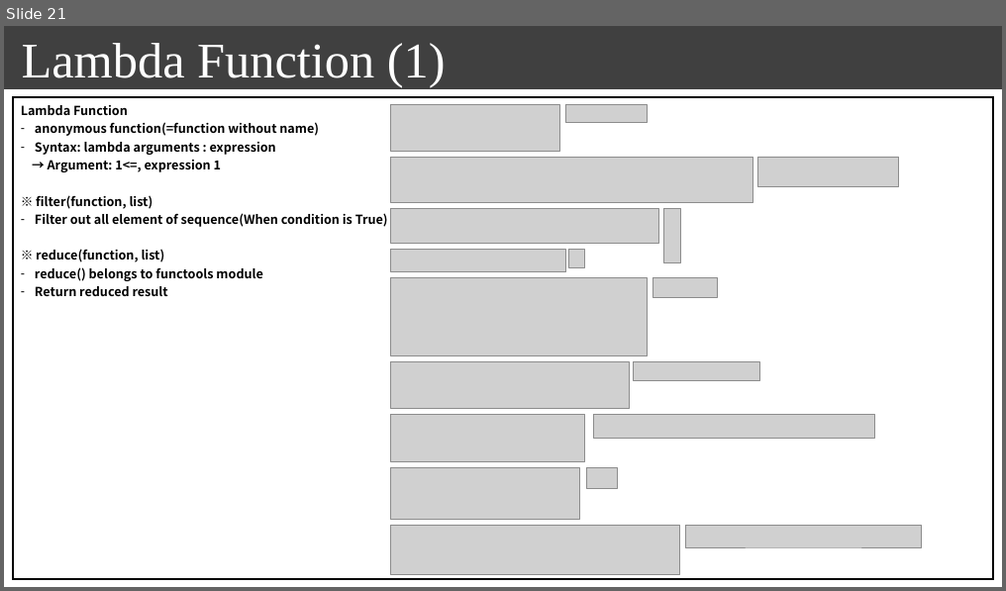
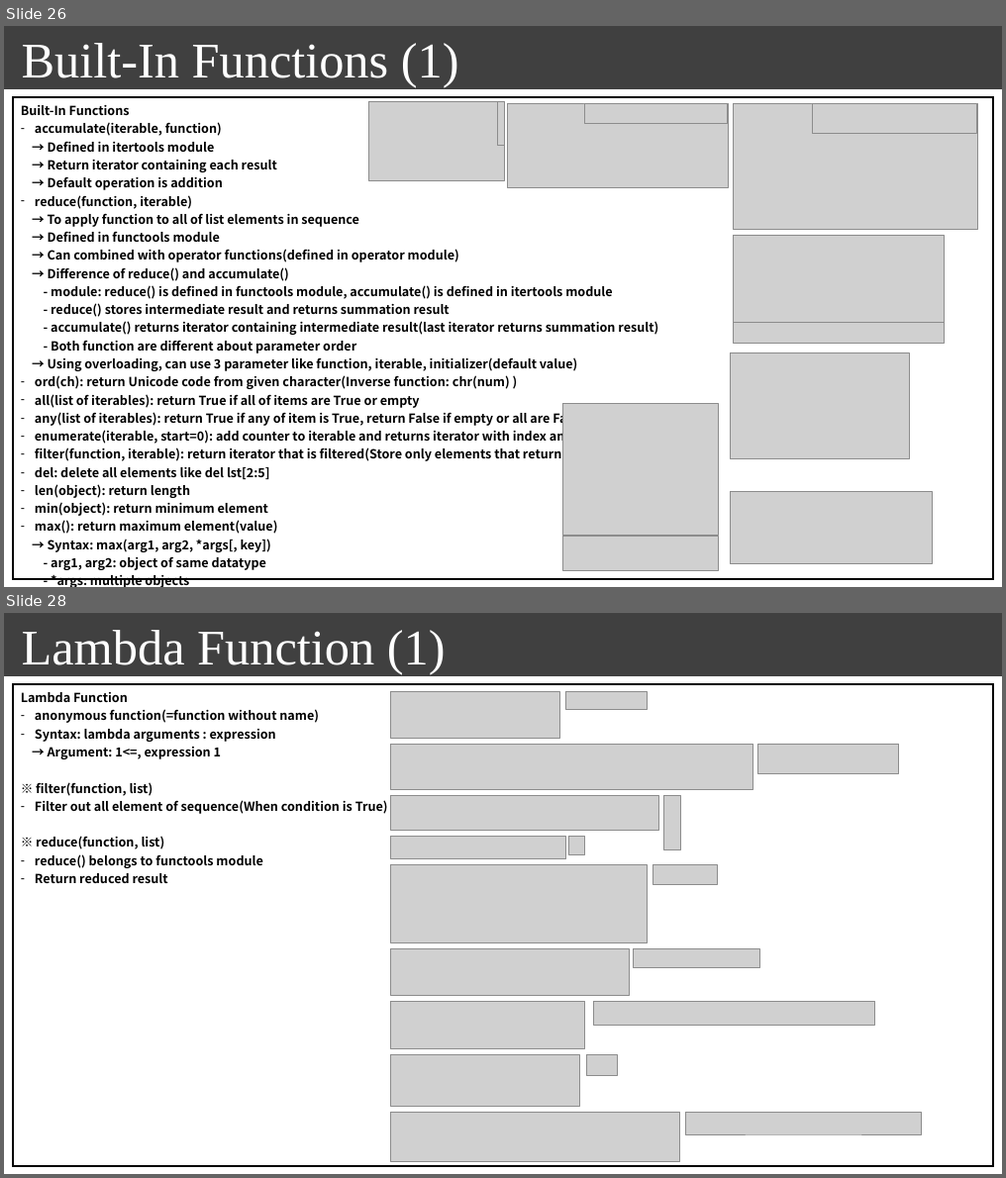
Before and after one commit to seonghokim/Study, a slide deck: Study Material/[ENG] everything in python.pptx. Shown one above the other, each under a label of ours: slide 21 before the commit, slides 26 and 28 after it; the slides between them are not shown. The pictures are 1006x591 and 1006x1178 pixels, drawn with LibreOffice and Linux fonts; fonts in the diff are those of the drawing; grey boxes stand for pictures; background and template pictures are left out. Boxes give left, top, right and bottom in pixels: in the first picture for what was removed or moved away, otherwise in the second. Text is boxed around its words. In the diff, an @@ line names an element or a change of style, - is before the commit and + after.

```diff
--- a/Study Material/[ENG] everything in python.pptx
+++ b/Study Material/[ENG] everything in python.pptx
@@ slide 26 added at bbox=[4, 26, 1002, 587], background #FFFFFF; not listed: 1 template element that a slide beside it also shows @@
@@ text added at bbox=[22, 43, 459, 87], 48 pt, text #FFFFFF @@
+Built-In Functions (1)
@@ table added at bbox=[13, 98, 994, 587], 1 rows, 1 columns @@
+Built-In Functions / accumulate(iterable, function) / → Defined in itertools module / → Return iterator containing each result / → Default operation is addition / reduce(function, iterable) / → To apply function to all of list elements in sequence / → Defined in functools module / → Can combined with operator functions(defined in operator module) / → Difference of reduce() and accumulate() / - module: reduce() is defined in functools module, accumulate() is defined in itertools module / - reduce() stores intermediate result and returns summation result / - accumulate() returns iterator containing intermediate result(last iterator returns summation result) / - Both function are different about parameter order / → Using overloading, can use 3 parameter like function, iterable, initializer(default value) / ord(ch): return Unicode code from given character(Inverse function: chr(num) ) / all(list of iterables): return True if all of items are True or empty / any(list of iterables): return True if any of item is True, return False if empty or all are False / enumerate(iterable, start=0): add counter to iterable and returns iterator with index and element pair / filter(function, iterable): return iterator that is filtered(Store only elements that return True) / del: delete all elements like del lst[2:5] / len(object): return length / min(object): return minimum element / max(): return maximum element(value) / → Syntax: max(arg1, arg2, *args[, key]) / - arg1, arg2: object of same datatype / - *args: multiple objects / - key: iterable comparison function based on return value / → Syntax: max(iterable, *iterables[, key, default]) / - default: value if iterable is empty / sum(iterable, start): return sum of all elements
@@ picture added at bbox=[368, 101, 505, 180] @@
@@ picture added at bbox=[498, 101, 505, 145] @@
@@ picture added at bbox=[508, 103, 728, 187] @@
@@ picture added at bbox=[584, 103, 727, 123] @@
@@ picture added at bbox=[734, 103, 978, 230] @@
@@ picture added at bbox=[812, 103, 977, 134] @@
@@ picture added at bbox=[734, 235, 944, 323] @@
@@ picture added at bbox=[734, 322, 944, 343] @@
@@ picture added at bbox=[731, 353, 909, 459] @@
@@ picture added at bbox=[562, 404, 718, 536] @@
@@ picture added at bbox=[731, 491, 933, 565] @@
@@ picture added at bbox=[562, 537, 718, 571] @@
@@ what was slide 21 is now slide 28 @@
```
Also in this commit, not shown: 3 slides changed, 6 other slides added, 1 other file.
